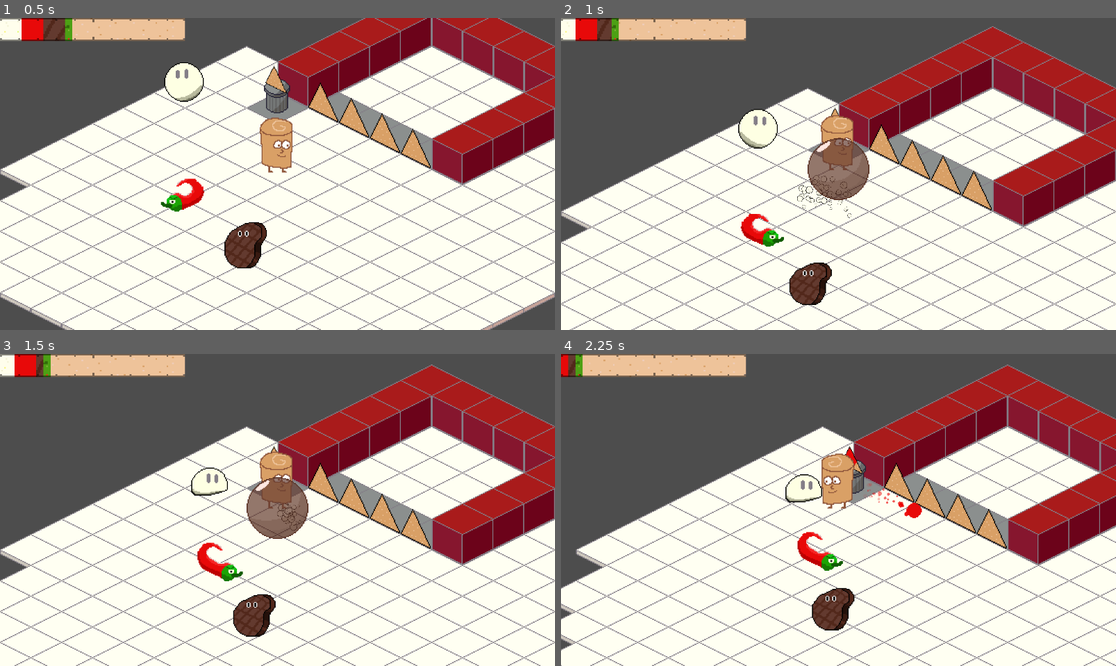
Above: before the commit, frames 1-4 (two rows, left to right).
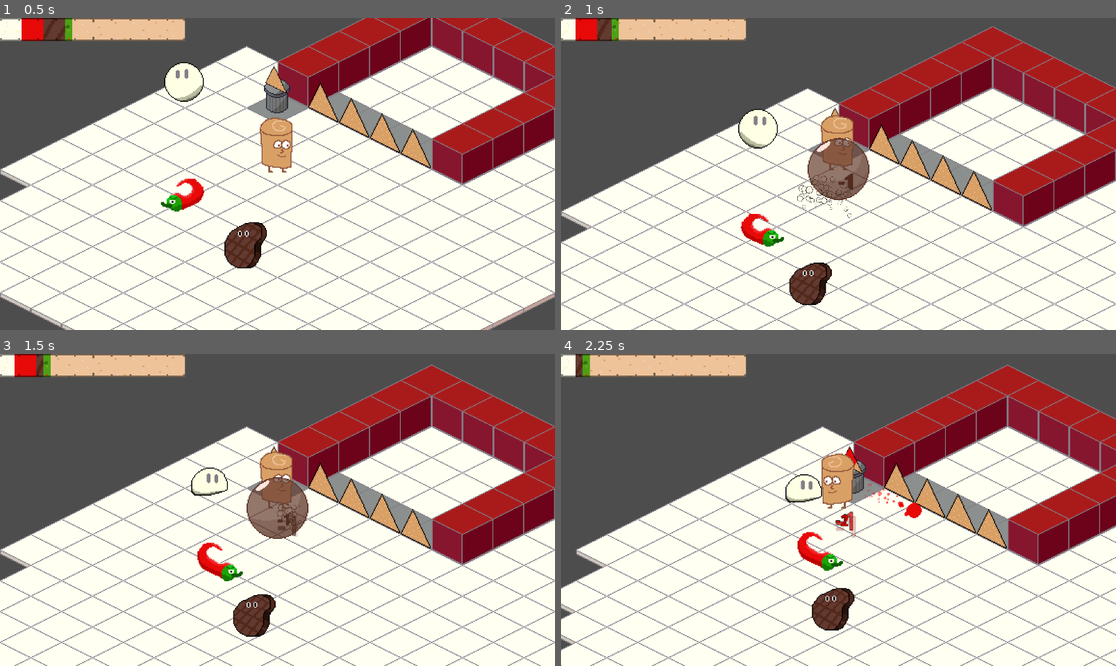
Above: after the commit, the same moments.

Repository: JordanLevy/LudumDare54
Game: Godot game, scene res://Scenes/Game.tscn
Same seed, same stepped clock (60 frames per second), same inputs: the game is played once before the commit and once after it.
Inputs (mouse positions are in pixels of both pictures, inside the frame that each line leads up to):
- Up to frame 1 (0.5 s): no input
- Up to frame 2 (1 s): move the mouse to (810, 236) at 0.52 s; hold Up (ui_up) from 0.53 s (still down); right-click (810, 236) at 0.6 s; tap Shift (fire_meat) at 0.8 s
- Up to frame 3 (1.5 s): keep holding Up (ui_up); move the mouse to (444, 556) at 1.27 s; tap Shift (fire_meat) at 1.35 s
- Up to frame 4 (2.25 s): click (1005, 556) at 1.55 s; move the mouse to (672, 463) at 2.02 s; release Up (ui_up) at 2.03 s; hold Left (ui_left) from 2.03 s (still down); click (672, 463) at 2.1 s

Frame 1 is identical in both runs. In frame 2, less than 0.1% of the frame differs, in the area x 49-53%, y 49-56%; in frame 3, 0.1%; in frame 4, 0.6%, in the area x 0-54%, y 0-60%.

Commit message:
Added damage indicators;Player takes damage by matchup

Diff:
--- /dev/null
+++ b/Scenes/UI/DamageIndicator.tscn
@@ -0,0 +1,169 @@
+[gd_scene load_steps=6 format=3 uid="uid://engdnake6pmy"]
+
+[ext_resource type="Script" path="res://Scripts/DamageIndicator.gd" id="1_jnriu"]
+
+[sub_resource type="LabelSettings" id="LabelSettings_bj07d"]
+font_size = 30
+outline_size = 3
+outline_color = Color(0, 0, 0, 1)
+
+[sub_resource type="Animation" id="Animation_hglt5"]
+length = 0.001
+tracks/0/type = "bezier"
+tracks/0/imported = false
+tracks/0/enabled = true
+tracks/0/path = NodePath(".:scale:x")
+tracks/0/interp = 1
+tracks/0/loop_wrap = true
+tracks/0/keys = {
+"handle_modes": PackedInt32Array(0),
+"points": PackedFloat32Array(0.5, -0.25, 0, 0.25, 0),
+"times": PackedFloat32Array(0)
+}
+tracks/1/type = "bezier"
+tracks/1/imported = false
+tracks/1/enabled = true
+tracks/1/path = NodePath(".:scale:y")
+tracks/1/interp = 1
+tracks/1/loop_wrap = true
+tracks/1/keys = {
+"handle_modes": PackedInt32Array(0),
+"points": PackedFloat32Array(0.5, -0.25, 0, 0.25, 0),
+"times": PackedFloat32Array(0)
+}
+tracks/2/type = "bezier"
+tracks/2/imported = false
+tracks/2/enabled = true
+tracks/2/path = NodePath(".:modulate:r")
+tracks/2/interp = 1
+tracks/2/loop_wrap = true
+tracks/2/keys = {
+"handle_modes": PackedInt32Array(0),
+"points": PackedFloat32Array(1, -0.25, 0, 0.25, 0),
+"times": PackedFloat32Array(0)
+}
+tracks/3/type = "bezier"
+tracks/3/imported = false
+tracks/3/enabled = true
+tracks/3/path = NodePath(".:modulate:g")
+tracks/3/interp = 1
+tracks/3/loop_wrap = true
+tracks/3/keys = {
+"handle_modes": PackedInt32Array(0),
+"points": PackedFloat32Array(1, -0.25, 0, 0.25, 0),
+"times": PackedFloat32Array(0)
+}
+tracks/4/type = "bezier"
+tracks/4/imported = false
+tracks/4/enabled = true
+tracks/4/path = NodePath(".:modulate:b")
+tracks/4/interp = 1
+tracks/4/loop_wrap = true
+tracks/4/keys = {
+"handle_modes": PackedInt32Array(0),
+"points": PackedFloat32Array(1, -0.25, 0, 0.25, 0),
+"times": PackedFloat32Array(0)
+}
+tracks/5/type = "bezier"
+tracks/5/imported = false
+tracks/5/enabled = true
+tracks/5/path = NodePath(".:modulate:a")
+tracks/5/interp = 1
+tracks/5/loop_wrap = true
+tracks/5/keys = {
+"handle_modes": PackedInt32Array(0),
+"points": PackedFloat32Array(0, -0.25, 0, 0.25, 0),
+"times": PackedFloat32Array(0)
+}
+
+[sub_resource type="Animation" id="Animation_apap2"]
+resource_name = "showDamage"
+tracks/0/type = "bezier"
+tracks/0/imported = false
+tracks/0/enabled = true
+tracks/0/path = NodePath(".:scale:x")
+tracks/0/interp = 1
+tracks/0/loop_wrap = true
+tracks/0/keys = {
+"handle_modes": PackedInt32Array(0, 0),
+"points": PackedFloat32Array(0.5, -0.25, 0, 0.25, 0, 1, -0.25, 0, 0.25, 0),
+"times": PackedFloat32Array(0, 1)
+}
+tracks/1/type = "bezier"
+tracks/1/imported = false
+tracks/1/enabled = true
+tracks/1/path = NodePath(".:scale:y")
+tracks/1/interp = 1
+tracks/1/loop_wrap = true
+tracks/1/keys = {
+"handle_modes": PackedInt32Array(0, 0),
+"points": PackedFloat32Array(0.5, -0.25, 0, 0.25, 0, 1, -0.25, 0, 0.25, 0),
+"times": PackedFloat32Array(0, 1)
+}
+tracks/2/type = "bezier"
+tracks/2/imported = false
+tracks/2/enabled = true
+tracks/2/path = NodePath(".:modulate:r")
+tracks/2/interp = 1
+tracks/2/loop_wrap = true
+tracks/2/keys = {
+"handle_modes": PackedInt32Array(0, 0, 0),
+"points": PackedFloat32Array(1, -0.25, 0, 0.25, 0, 1, -0.25, 0, 0.25, 0, 1, -0.25, 0, 0.25, 0),
+"times": PackedFloat32Array(0, 0.4, 1)
+}
+tracks/3/type = "bezier"
+tracks/3/imported = false
+tracks/3/enabled = true
+tracks/3/path = NodePath(".:modulate:g")
+tracks/3/interp = 1
+tracks/3/loop_wrap = true
+tracks/3/keys = {
+"handle_modes": PackedInt32Array(0, 0, 0),
+"points": PackedFloat32Array(1, -0.25, 0, 0.25, 0, 1, -0.25, 0, 0.25, 0, 1, -0.25, 0, 0.25, 0),
+"times": PackedFloat32Array(0, 0.4, 1)
+}
+tracks/4/type = "bezier"
+tracks/4/imported = false
+tracks/4/enabled = true
+tracks/4/path = NodePath(".:modulate:b")
+tracks/4/interp = 1
+tracks/4/loop_wrap = true
+tracks/4/keys = {
+"handle_modes": PackedInt32Array(0, 0, 0),
+"points": PackedFloat32Array(1, -0.25, 0, 0.25, 0, 1, -0.25, 0, 0.25, 0, 1, -0.25, 0, 0.25, 0),
+"times": PackedFloat32Array(0, 0.4, 1)
+}
+tracks/5/type = "bezier"
+tracks/5/imported = false
+tracks/5/enabled = true
+tracks/5/path = NodePath(".:modulate:a")
+tracks/5/interp = 1
+tracks/5/loop_wrap = true
+tracks/5/keys = {
+"handle_modes": PackedInt32Array(0, 0, 0),
+"points": PackedFloat32Array(1, -0.25, 0, 0.25, 0, 1, -0.25, 0, 0.25, 0, 0, -0.25, 0, 0.25, 0),
+"times": PackedFloat32Array(0, 0.4, 1)
+}
+
+[sub_resource type="AnimationLibrary" id="AnimationLibrary_hmv2a"]
+_data = {
+"RESET": SubResource("Animation_hglt5"),
+"showDamage": SubResource("Animation_apap2")
+}
+
+[node name="DamageIndicator" type="Node2D"]
+modulate = Color(1, 1, 1, 0)
+scale = Vector2(0.5, 0.5)
+script = ExtResource("1_jnriu")
+
+[node name="Label" type="Label" parent="."]
+offset_right = 40.0
+offset_bottom = 23.0
+text = "0"
+label_settings = SubResource("LabelSettings_bj07d")
+
+[node name="AnimationPlayer" type="AnimationPlayer" parent="."]
+autoplay = "showDamage"
+libraries = {
+"": SubResource("AnimationLibrary_hmv2a")
+}
--- /dev/null
+++ b/Scripts/DamageIndicator.gd
@@ -0,0 +1,16 @@
+extends Node2D
+
+var speed: int = 30
+var friction: int = 15
+var shift_direction: Vector2 = Vector2.ZERO
+
+var label: Label
+
+func _ready():
+	var rng = RandomNumberGenerator.new()
+	label = get_node("Label")
+	shift_direction = Vector2(rng.randf_range(0, 0), rng.randf_range(-1, 0))
+
+func _process(delta):
+	global_position += speed * shift_direction * delta
+	speed = max(speed - friction * delta, 0)
--- a/Scripts/GlobalManager.gd
+++ b/Scripts/GlobalManager.gd
@@ -32,23 +32,35 @@
 var game_state : GameState = GameState.PLAY
 var loss_method: LossMethod = LossMethod.NONE
 var loss_ingredient: IngredientType = IngredientType.PLAIN
+const damage_indicator = preload("res://Scenes/UI/DamageIndicator.tscn")
+
+var strong_matchups = [IngredientType.SPICE, IngredientType.MEAT, IngredientType.CREAM, null, null]
+var weak_matchups = [IngredientType.MEAT, IngredientType.CREAM, IngredientType.SPICE, null, null]
 
 func hitlag(time_scale: float, duration: float):
 	Engine.time_scale = time_scale
 	await(get_tree().create_timer(duration * time_scale).timeout)
 	Engine.time_scale = 1.0
 
+
 func is_super_effective(attack: IngredientType, target: IngredientType):
-	# cream extinguishes spice
-	if attack == IngredientType.CREAM:
-		return target == IngredientType.SPICE
-	# spice burns meat
-	if attack == IngredientType.SPICE:
-		return target == IngredientType.MEAT
-	# meat overpowers cream
-	if attack == IngredientType.MEAT:
-		return target == IngredientType.CREAM
-	return false
+	return get_strong_matchup(attack) == target
+
+func get_strong_matchup(attack: IngredientType):
+	return strong_matchups[attack]
+
+func get_weak_matchup(attack: IngredientType):
+	return weak_matchups[attack]
+
+func ingredient_type_to_color(type: IngredientType):
+	if type == IngredientType.CREAM:
+		return Color(255/255.0, 254/255.0, 236/255.0)
+	if type == IngredientType.SPICE:
+		return Color(232/255.0, 9/255.0, 9/255.0)
+	if type == IngredientType.MEAT:
+		return Color(99/255.0, 58/255.0, 47/255.0)
+	if type == IngredientType.GUAC:
+		return Color(77/255.0, 160/255.0, 20/255.0)
 
 func set_game_state(state: GameState):
 	if state == game_state:
--- a/Scripts/Monster.gd
+++ b/Scripts/Monster.gd
@@ -21,15 +21,29 @@
 	nav = get_node("NavigationAgent2D")
 	sprite = get_node("Sprite")
 
+func spawn_effect(effect: PackedScene, pos: Vector2):
+	var instance = effect.instantiate()
+	add_child(instance)
+	instance.global_position = pos
+	return instance
+
+func spawn_damage_indicator(text: String, pos: Vector2, type: GlobalManager.IngredientType):
+	var indicator = spawn_effect(GlobalManager.damage_indicator, pos)
+	indicator.label.text = str(text)
+	indicator.label.label_settings.set_font_color(GlobalManager.ingredient_type_to_color(type))
+
 func take_damage(damage_type: GlobalManager.IngredientType, amount: int):
+	var text = "{amount}"
 	if GlobalManager.is_super_effective(damage_type, ingredient_type):
 		amount *= 2.0
+		text = "*{amount}*"
+
+	spawn_damage_indicator(text.format({"amount": -amount/5.0}), global_position, damage_type)
 	if health - amount <= 0:
 		despawn()
 	health -= amount
 
 func take_knockback(direction: Vector2, amount: float):
-	print(direction * amount * knockback_coefficient)
 	move_and_collide(direction * amount * knockback_coefficient)
 
 func despawn():
@@ -38,10 +52,11 @@
 
 func _on_hurtbox_body_entered(body):
 	if body is Projectile:
+		var kbv = body.velocity.normalized()
 		take_damage(body.ingredient_type, body.damage)
 		if ingredient_type == GlobalManager.IngredientType.MEAT:
 			await GlobalManager.hitlag(0.1, 0.2)
-		take_knockback(body.velocity.normalized(), body.knockback)
+		take_knockback(kbv, body.knockback)
 		body.on_hit()
 
 func _physics_process(delta):
--- a/Scripts/PlayerController.gd
+++ b/Scripts/PlayerController.gd
@@ -107,6 +107,7 @@
 	if is_dead:
 		return
 	if ingredients[ingredient] - cost <= 0:
+		spawn_damage_indicator(str(-cost/5.0), global_position, ingredient)
 		ingredients[ingredient] = 0
 		emit_signal("ingredients_changed", ingredients)
 		GlobalManager.loss_method = GlobalManager.LossMethod.UNDERFILL
@@ -114,6 +115,7 @@
 		death_timer.start()
 		is_dead = true
 		return
+	spawn_damage_indicator(str(-cost/5.0), global_position, ingredient)
 	ingredients[ingredient] -= cost
 	emit_signal("ingredients_changed", ingredients)
 
@@ -151,6 +153,16 @@
 	else:
 		dash_velocity = (mouse_position - global_position).normalized() * dash_speed
 
+func spawn_effect(effect: PackedScene, pos: Vector2):
+	var instance = effect.instantiate()
+	add_child(instance)
+	instance.global_position = pos
+	return instance
+
+func spawn_damage_indicator(text: String, pos: Vector2, type: GlobalManager.IngredientType):
+	var indicator = spawn_effect(GlobalManager.damage_indicator, pos)
+	indicator.label.text = str(text)
+	indicator.label.label_settings.set_font_color(GlobalManager.ingredient_type_to_color(type))
 
 func take_damage(ingredient: GlobalManager.IngredientType, damage: int):
 	if not dash_timer.is_stopped():
@@ -165,9 +177,10 @@
 		return
 	if body is Monster:
 		velocity = Vector2.ZERO
-		take_damage(body.ingredient_type, body.damage)
+		var kbv = (global_position - body.global_position).normalized()
+		take_damage(GlobalManager.get_strong_matchup(body.ingredient_type), body.damage)
 		await GlobalManager.hitlag(0.1, 0.4)
-		take_knockback((global_position - body.global_position).normalized(), 4)
+		take_knockback(kbv, 4)
 
 
 func _on_death_timer_timeout():
Not shown, added: Scenes/GamC185.tmp
